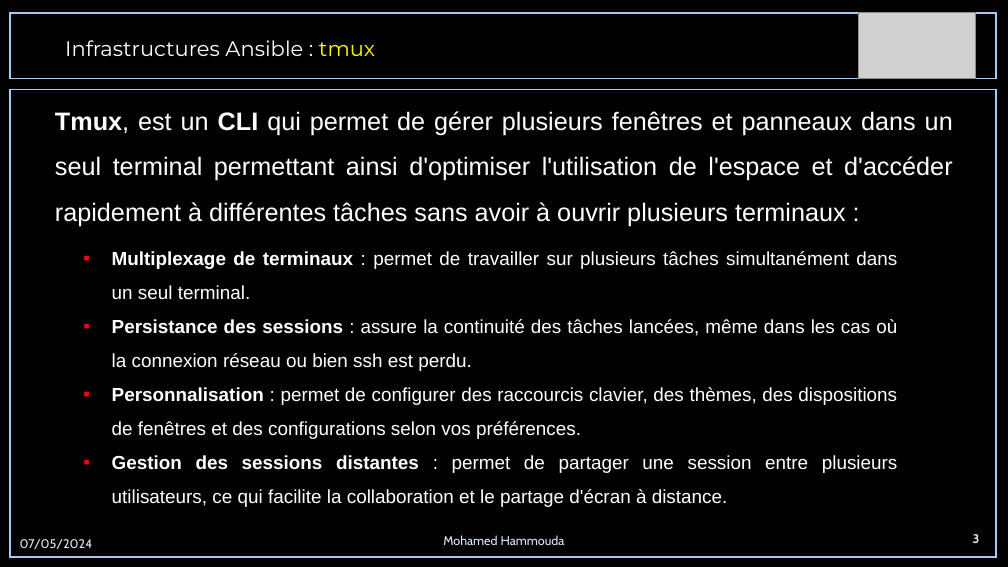
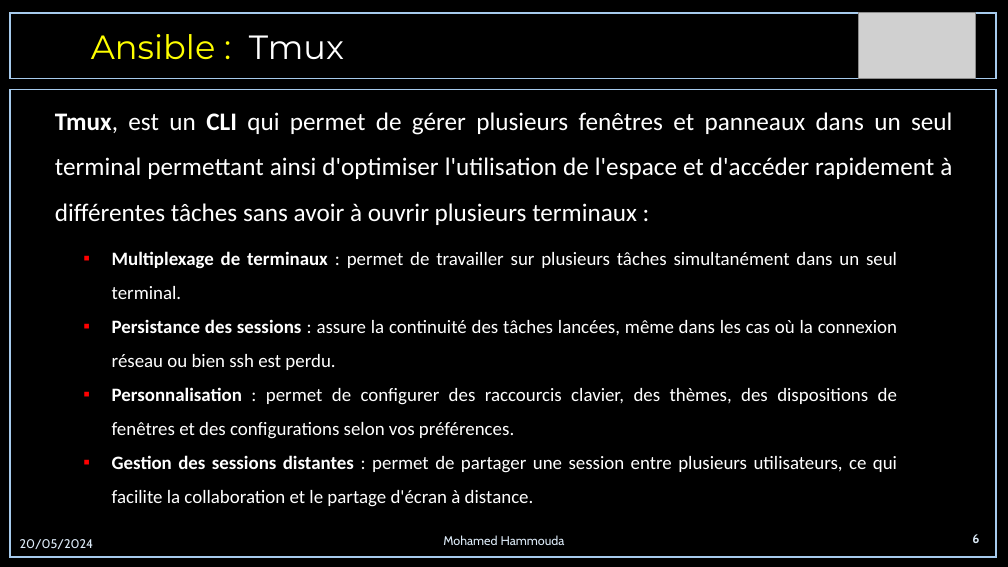
Before and after one commit to MohamedHammouda/Formation-Ansible, a slide deck: slide 6 of formationAnsibleetJenkins 2.pptx (slide 3 before the commit). Drawn at 1008x567 pixels with LibreOffice and Linux fonts; fonts in the diff are those of the drawing; grey boxes stand for pictures. Boxes give left, top, right and bottom in pixels: in the first picture for what was removed or moved away, otherwise in the second. Text is boxed around its words. In the diff, an @@ line names an element or a change of style, - is before the commit and + after.

```diff
--- a/formationAnsibleetJenkins 2.pptx
+++ b/formationAnsibleetJenkins 2.pptx
@@ text at [91,34,344,59]: text changed; size 20 to 32 pt; text colour #FFFFFF to #FFFF00 @@
-Infrastructures Ansible : tmux
+Ansible : Tmux
@@ text "Tmux, est un CLI qui ..." at [55,112,952,225]: font Arial to Calibri @@
@@ text "Multiplexage de terminaux : permet ..." at [112,251,897,507]: font Arial to Calibri @@
@@ text at [20,539,94,549]: text changed @@
-07/05/2024
+20/05/2024
@@ page number at [972,534,979,543]: text changed @@
-3
+6
```
Also in this commit, not shown: 17 other slides changed, 55 slides added, 2 slides removed, 8 other files.
